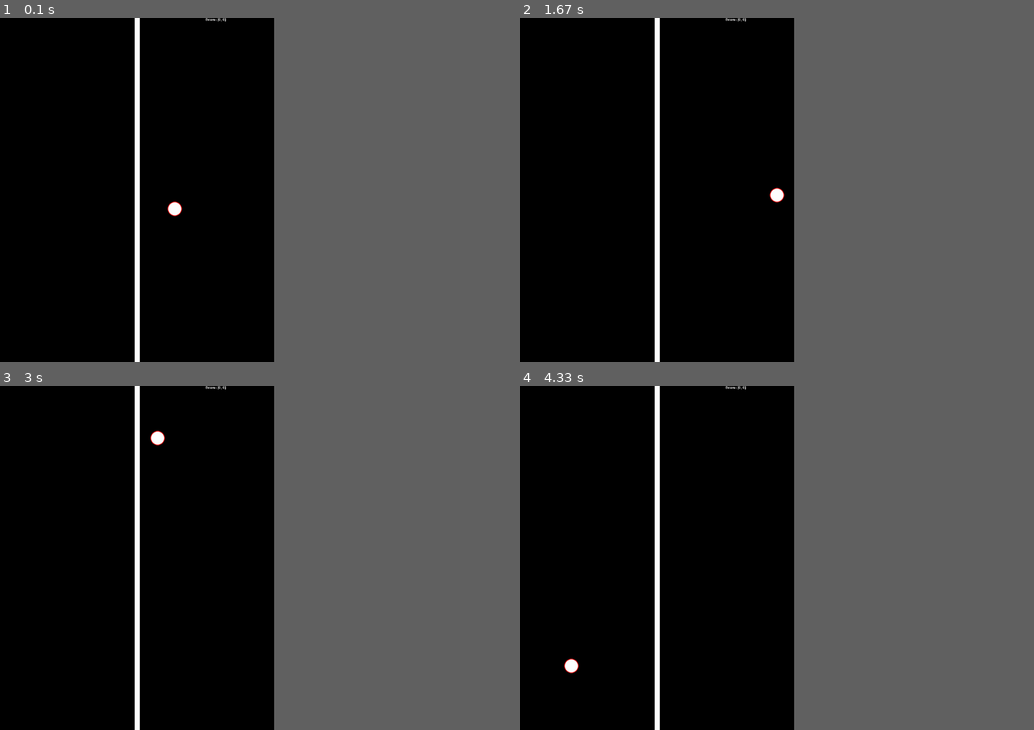
Above: before the commit, frames 1-4 (two rows, left to right).
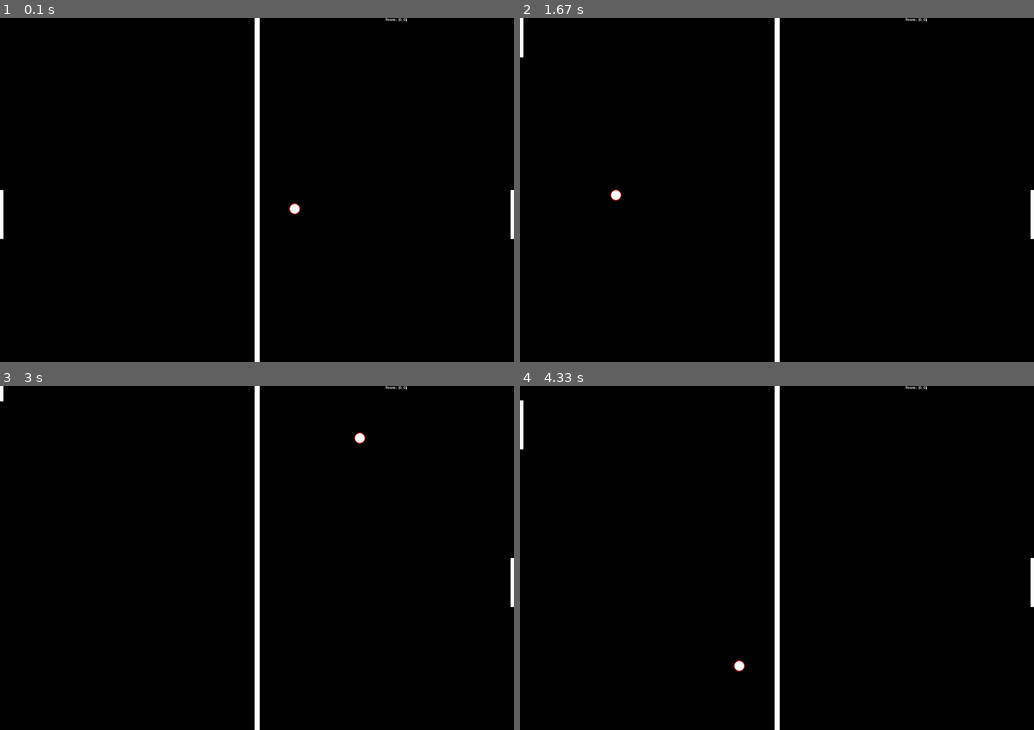
Above: after the commit, the same moments.

Repository: littlebylittle/DuDupyGamePong
Game: pygame game, started from gamepong.py
The game is run twice, just before and just after one commit, with the same random seed, the same clock (stepped at 60 frames per second) and the same inputs.
Inputs:
- Up to frame 1 (0.1 s): no input
- Up to frame 2 (1.67 s): hold Up 0.33-0.8 s; hold Down 0.83-1.13 s; hold Up 1.17-1.53 s; hold Down from 1.57 s (still down)
- Up to frame 3 (3 s): tap 0 at 1.72, 2.78 s; release Down at 1.93 s; hold Up 1.97-2.27 s; hold Down 2.3-2.6 s; hold Up from 2.63 s (still down)
- Up to frame 4 (4.33 s): release Up at 3 s; hold Down 3.03-3.4 s; hold Up 3.43-3.73 s; hold Down 3.77-4.07 s; tap 0 at 3.92 s; hold Up from 4.1 s (still down)
In our replay, the window is 480x602 before the commit and 900x602 after it. These sizes can differ from the game's own. Grey fills any space a smaller window leaves; there, only what the larger window draws over its background counts as a difference.

The runs differ from the first frame. In frame 1, 2.6% of the frame differs, in the area x 0-100%, y 0-100%; in frame 2, 2.5%; in frame 3, 2.5%; in frame 4, 2.6%.

Commit message:
Changes; was added event "pin moved", and method for this event

Diff:
--- a/gamepong.py
+++ b/gamepong.py
@@ -29,6 +29,17 @@
 
                     if event.key == pygame.K_KP0:
                         GameCycle.time_period = 100
+
+                    if event.key == pygame.K_DOWN:
+                        self.left_pin.set_y_move(10)
+                    if event.key == pygame.K_UP:
+                        self.left_pin.set_y_move(-10)
+
+                if event.type == pygame.KEYUP:
+                    if event.key == pygame.K_DOWN:
+                        self.left_pin.set_y_move(0)
+                    if event.key == pygame.K_UP:
+                        self.left_pin.set_y_move(0)
             pass
 
         print(self.game_finish)
@@ -40,6 +51,7 @@
 
             self.clock.tick(GameCycle.time_period)
             self.ball.move(1, 2)
+            self.left_pin.move()
             pass
 
         pygame.quit()
@@ -48,20 +60,23 @@
     def __init__(self):
         print('Constructor call')
         pygame.init()
-        self.size = [800, 1004]
+        self.size = [1500, 1004]
         self.game_score = [0, 0]
         self.game_finish = False
 
         self.clock = pygame.time.Clock()
         self.screen = pygame.display.set_mode(self.size)
         self.ball = Ball(self.size[0] // 2, self.size[1] // 2, scene=self.screen)
+        self.left_pin = Pin(self.screen)
+        self.right_pin = Pin(self.screen)
         self.scene_drawer = Scene(self.screen, score=self.game_score,
-                                  ball=self.ball)
+                                  ball=self.ball, left=self.left_pin, right=self.right_pin)
 
         pygame.display.set_caption('pong on pygame:.')
 
+
 class Ball:
-    size = 20
+    size = 15
 
     def __init__(self, x_pos, y_pos, speed_x=10,
                  speed_y=5, speed_ratio=1, scene=None):
@@ -75,7 +90,6 @@
 
         self.max_value_x, self.max_value_y = scene.get_size()
 
-
     def move(self, add_x=0, add_y=0):
         if self.x > self.max_value_x or self.x < 0:
             self.speed_x *= -1
@@ -85,13 +99,22 @@
         self.x += self.speed_x
         self.y += self.speed_y
 
+
 class Pin:
-    def __init__(self, width, height, pos_x, pos_y):
-        self.width = width
-        self.height = height
-        self.x = pos_x
-        self.y = pos_y
+    def __init__(self, surface):
+        self.surface = surface
+        self.width = 10
+        max_x, max_y = surface.get_size()
+        self.y = max_y // 2
+        self.height = max_y // 7
+        self.dmove = 0
+        print(self.y)
 
+    def set_y_move(self, dmove):
+        self.dmove = dmove
+
+    def move(self):
+        self.y += self.dmove
 
 class Scene:
     colors = dict()
@@ -105,7 +128,7 @@
         self.screen = screen
         self.score = score
         self.left_pin = left
-        self.right_ping = right
+        self.right_pin = right
         self.ball = ball
         self.i = 0
 
@@ -120,7 +143,7 @@
         if self.score:
             font = pygame.font.Font(None, 15)
             font.set_bold(False)
-            text = font.render("Score: " + str(self.score), False, Scene.colors['white'])
+            text = font.render("Score:  " + str(self.score), False, Scene.colors['white'])
             self.screen.blit(text, [max_x * 0.75, 0])
 
         pygame.draw.line(self.screen, Scene.colors['white'], middle_line_begin, middle_line_end, 15)
@@ -131,9 +154,16 @@
             pygame.draw.circle(self.screen, Scene.colors['red'],
                                (self.ball.x, self.ball.y), self.ball.size + 1, 2)
 
+        if self.left_pin:
+            rect = [(0, self.left_pin.y), (self.left_pin.width, self.left_pin.height)]
+            pygame.draw.rect(self.screen, Scene.colors['white'], rect, 0)
+
+        if self.right_pin:
+            rect = [(max_x - self.right_pin.width, self.right_pin.y),
+                    (max_x + 1, self.right_pin.height)]
+            pygame.draw.rect(self.screen, Scene.colors['white'], rect, 0)
 
         pygame.display.flip()
-
 
 if __name__ == '__main__':
     game = GameCycle()
